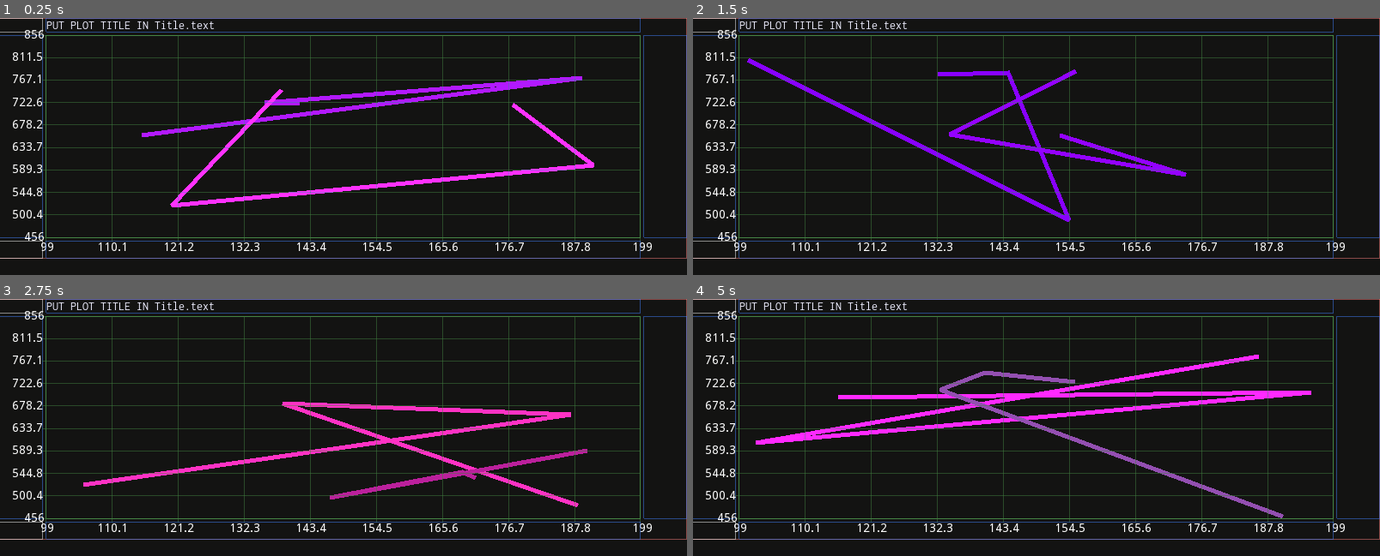
Above: before the commit, frames 1-4 (two rows, left to right).
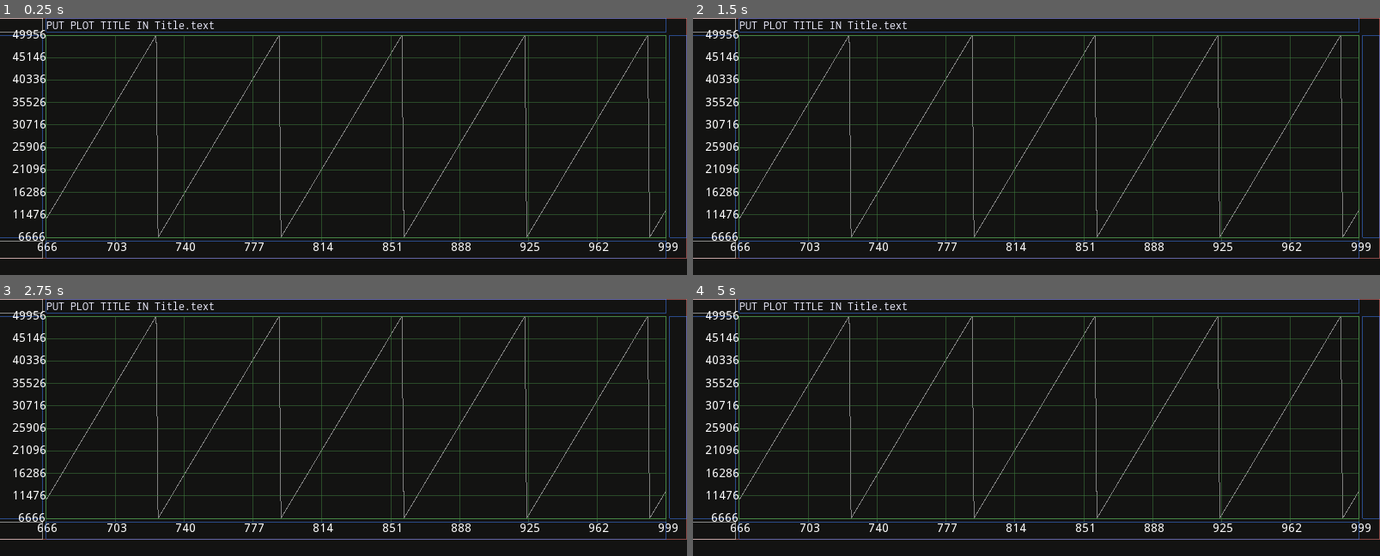
Above: after the commit, the same moments.

Repository: sustainablelab/draw-line
Game: Godot game, scene res://src/Main.tscn
The game is run twice, just before and just after one commit, with the same random seed, the same clock (stepped at 60 frames per second) and the same inputs.
Inputs (mouse positions are in pixels of both pictures, inside the frame that each line leads up to):
- Up to frame 1 (0.25 s): no input
- Up to frame 2 (1.5 s): tap Enter at 0.5 s; move the mouse to (1187, 133) at 0.52 s; move the mouse to (899, 159) at 1.27 s
- Up to frame 3 (2.75 s): move the mouse to (412, 370) at 2.02 s
- Up to frame 4 (5 s): move the mouse to (1002, 478) at 2.77 s; move the mouse to (1242, 466) at 3.52 s; move the mouse to (830, 388) at 4.27 s

The runs differ from the first frame. In frame 1, 8.3% of the frame differs, in the area x 1-99%, y 0-94%; in frame 2, 7.6%; in frame 3, 8.2%; in frame 4, 9.5%.

Commit message:
Plot fake data and show data value closest to mouse in the HUD

Diff:
--- a/src/HudRight.gd
+++ b/src/HudRight.gd
@@ -1,8 +1,10 @@
 extends Label
 
 
-var GlobalMouse : String
-var LocalMouse : String
+var GlobalMouse: String
+var LocalMouse:  String
+var DataMouse:   String
+var ValueMouse:  String
 
 func _ready():
 	valign = Label.VALIGN_TOP
--- a/src/Main.gd
+++ b/src/Main.gd
@@ -188,7 +188,7 @@
 	##
 
 	## `Y2Axis_area` sets the width of the Y-Axis to right of the data.
-	Y2Axis_area.rect_min_size = Vector2(50,0)
+	Y2Axis_area.rect_min_size = Vector2(20,0)
 
 	## `Y2Axis_bound` shows the bounds of `Y2Axis_area`.
 	Y2Axis_bound.editor_only = false
@@ -242,9 +242,11 @@
 	## **Node Dev**
 	##
 
-	## Start with all Developer art (bounding boxes) invisible. F3
-	## toggles visibility.
-	Dev.visible = false
+	# Start with HUD invisible.
+	# F2 toggles left HUD visibility.
+	# F3 toggles right HUD visibility.
+	HudLeft.visible = false
+	HudRight.visible = false
 
 	# ---< DEBUG >---
 	# Print the final Scene Tree
@@ -259,10 +261,6 @@
 ## \brief Application Loop
 ##
 func _process(_delta) -> void:
-
-	## Write text to HUD text overlay.
-	HudLeft_write_text()
-	HudRight_write_text()
 
 	## Title the plot.
 	Title.text = "PUT PLOT TITLE IN Title.text"
@@ -286,12 +284,64 @@
 	## X and Y ranges and an offset into those ranges.
 	var axes : Axes = make_axes()
 
+	## Make the data and the data line artwork.
+
+	# make_dancing_lines() # cool visual without data
+
+	# Make some fake data to plot.
+	var data : PoolVector2Array = fake_data()
+	# Set axes based on data
+	axes.x.first = data[0].x
+	axes.x.directed_length = data[-1].x - axes.x.first
+	var d : Dictionary = myu.unzip(data)
+	var y : Array = d["y"]
+	axes.y.first = y.min()
+	axes.y.directed_length = y.max() - y.min()
+	# Transform data to screen coordinates.
+	# Method: set up the Screen-to-Data matrix, then take its
+	# inverse.
+	var xfmToData : Transform2D = transform_screen_to_data(axes, Data_area.rect_size)
+	var xfmToScreen : Transform2D = xfmToData.affine_inverse()
+	var plot_artwork : PoolVector2Array = xfmToScreen.xform(data)
+	# Draw the plot artwork
+	var line : Line2D = new_line()
+	global_data_art.add_child(line)
+	for p in plot_artwork:
+		line.add_point(p)
+
 	## Make the X- and Y-axis **tick label** artwork.
 	make_grid_labels(axes)
 
-	## Make the data and the data line artwork.
-	make_data_lines()
-
+	## Write text to HUD text overlay.
+	HudLeft_write_text()
+	HudRight_write_text(xfmToData, data)
+
+
+##
+## \brief Find the linear transformation matrix from screen to data
+##
+## Given a pixel in the plot, transform it to the data value
+## implied by the plot axes.
+##
+## \param axes: The current X and Y axes on the screen.
+## \param rect_size: The size of the area where data is plotted.
+##
+## \return Transform2D matrix
+##
+func transform_screen_to_data(axes : Axes, rect_size : Vector2) -> Transform2D:
+	# Transform2D is made up three Vector2 instances:
+	# Transform2D(Vector2 x, Vector2 y, Vector2 origin)
+	# Asserts to help me remember why I set rect_min_size == 1,1.
+	assert (rect_size.x != 0) # Otherwise get erorr: DIVIDE BY ZERO
+	assert (rect_size.y != 0) # Otherwise get erorr: DIVIDE BY ZERO
+	var scale_x := float(axes.x.directed_length / rect_size.x)
+	var scale_y := float(axes.y.directed_length / rect_size.y)
+	var Ox : float = axes.x.first
+	var Oy := float(scale_y*rect_size.y + axes.y.first)
+	var x := Vector2(scale_x,          0)
+	var y := Vector2(      0, -1*scale_y)
+	var o := Vector2(     Ox,         Oy)
+	return Transform2D(x,y,o)
 
 # --------------
 # | User Input |
@@ -310,12 +360,15 @@
 			## Esc quits.
 			if key == "Escape":
 				keypress_esc()
-			## F2 toggles HUD text overlay.
+			## F1 toggles bounding boxes.
+			elif key == "F1":
+				keypress_F1()
+			## F2 toggles HudLeft text overlay.
 			elif key == "F2":
-				Dev.visible = not Dev.visible
-			## F3 toggles bounding boxes.
+				HudLeft.visible = not HudLeft.visible
+			## F3 toggles HudRight text overlay.
 			elif key == "F3":
-				keypress_F3()
+				HudRight.visible = not HudRight.visible
 
 		# Key released
 		if not event.pressed:
@@ -335,13 +388,14 @@
 
 
 ##
-## \brief Toggle bounding boxes when user presses F3
-##
-func keypress_F3() -> void:
+## \brief Toggle bounding boxes when user presses F1
+##
+func keypress_F1() -> void:
 	Plot_bound.editor_only   = not Plot_bound.editor_only
 	UpLeft_bound.editor_only = not UpLeft_bound.editor_only
 	Title_bound.editor_only  = not Title_bound.editor_only
 	Y1Axis_bound.editor_only = not Y1Axis_bound.editor_only
+	Y2Axis_bound.editor_only = not Y2Axis_bound.editor_only
 	Data_bound.editor_only   = not Data_bound.editor_only
 	XAxis_bound.editor_only  = not XAxis_bound.editor_only
 	Origin_bound.editor_only = not Origin_bound.editor_only
@@ -356,7 +410,12 @@
 ##
 func new_line() -> Line2D:
 	var line = Line2D.new()
-	line.width = 5
+	line.width = 1
+	line.default_color = Color8(
+		0x80, # red
+		0x80, # green
+		0x80  # blue
+		)
 	return line
 
 
@@ -375,6 +434,7 @@
 		0x80  # alpha
 		)
 	return line
+
 
 ##
 ## \brief Label the grid lines
@@ -435,7 +495,6 @@
 		y_labels[i].rect_position = Vector2(ylabel_left - label_width, ylabel_top)
 
 
-
 ##
 ## \brief Make the grid line artwork
 ##
@@ -481,6 +540,7 @@
 		y_divisions[i].add_point(Vector2(xO + xstart, yO + yG))
 		y_divisions[i].add_point(Vector2(xO + xstop, yO + yG))
 
+
 ##
 ## \brief Define X and Y axes
 ##
@@ -502,10 +562,13 @@
 	axes.y.directed_length = 400
 	return axes
 
+
 ##
 ## \brief Make the data and the data line artwork
 ##
-func make_data_lines() -> void:
+## This is for testing the interface without any data.
+##
+func make_dancing_lines() -> void:
 	var lines : Array = []
 	for i in range(2):
 		## Make a new line.
@@ -526,17 +589,66 @@
 
 
 ##
+## \brief Make fake data
+##
+## This is for testing the interface with made up data.
+##
+func fake_data() -> PoolVector2Array:
+	var data := PoolVector2Array()
+	# Some x ranges to try
+	# var x_data := range(1,100+1)
+	# var x_data := range(100,1-1,-1)
+	var x_data := range(666,999+1)
+	# var x_data := range(999,666-1,-1)
+	for x in x_data:
+		var y = 666*(x%66) + 6666
+		data.append(Vector2(x,y))
+	return data
+
+
+func data_nearest_to_mouse(data_mouse : Vector2, data : PoolVector2Array) -> Vector2:
+	var d : Dictionary = myu.unzip(data)
+	var data_x := PoolRealArray(d["x"])
+	var data_y := PoolRealArray(d["y"])
+	var distances := Array()
+	for x in data_x:
+		distances.append(abs(x - data_mouse.x))
+	var index_of_closest_x : int = distances.find(distances.min())
+	return Vector2(
+		data_x[index_of_closest_x],
+		data_y[index_of_closest_x] # data_mouse.y
+		)
+
+
+##
 ## \brief Display mouse coordinates in HudRight
 ##
-func HudRight_write_text() -> void:
+func HudRight_write_text(xfmToData : Transform2D, data : PoolVector2Array) -> void:
 	# Updates strings
 	HudRight.GlobalMouse = get_global_mouse_position()
-	HudRight.LocalMouse = Data_area.get_local_mouse_position()
+	var local_mouse : Vector2 = Data_area.get_local_mouse_position()
+	HudRight.LocalMouse = local_mouse
+	var data_mouse : Vector2 = xfmToData.xform(local_mouse)
+	# Restrict mouse data coordinates to one decimal place
+	HudRight.DataMouse = "({x}, {y})".format({
+		"x":String(data_mouse.x).pad_decimals(1),
+		"y":String(data_mouse.y).pad_decimals(1)
+		})
+	var value_mouse : Vector2 = data_nearest_to_mouse(data_mouse, data)
+	HudRight.ValueMouse = value_mouse
 
 	# Combine into one string
-	HudRight.text = "GLOBAL MOUSE: {GlobalMouse}\nLOCAL MOUSE: {LocalMouse}".format({
+	HudRight.text = """MOUSE COORDINATES
+---< Pixel Coordinates >---
+GLOBAL: {GlobalMouse}
+ LOCAL: {LocalMouse}
+---< Data Coordinates >---
+  AXES: {DataMouse}
+ VALUE: {ValueMouse} (data value closest to mouse)""".format({
 		"GlobalMouse":HudRight.GlobalMouse,
-		"LocalMouse":HudRight.LocalMouse
+		"LocalMouse":HudRight.LocalMouse,
+		"DataMouse":HudRight.DataMouse,
+		"ValueMouse":HudRight.ValueMouse
 		})
 
 
--- a/src/MyUtilities.gd
+++ b/src/MyUtilities.gd
@@ -50,3 +50,28 @@
 		"gap3":" ".repeat(13 - pos.length())
 		})
 	return msg
+
+#
+# \brief Convert a PoolVector2Array into separate x and y arrays
+#
+# \param data: The PoolVector2Array to convert into separate x
+# and y arrays.
+#
+# \return Dictionary with the x and y arrays.
+#
+# Usage:
+#
+# ```
+# var d : Dictionary = unzip(data)
+# var x : Array = d["x"]
+# var y : Array = d["y"]
+# ```
+#
+func unzip(data : PoolVector2Array) -> Dictionary:
+	# Split PoolVector2Array into two arrays
+	var x := Array()
+	var y := Array()
+	for d in data:
+		x.append(d.x)
+		y.append(d.y)
+	return {"x":x, "y":y}
